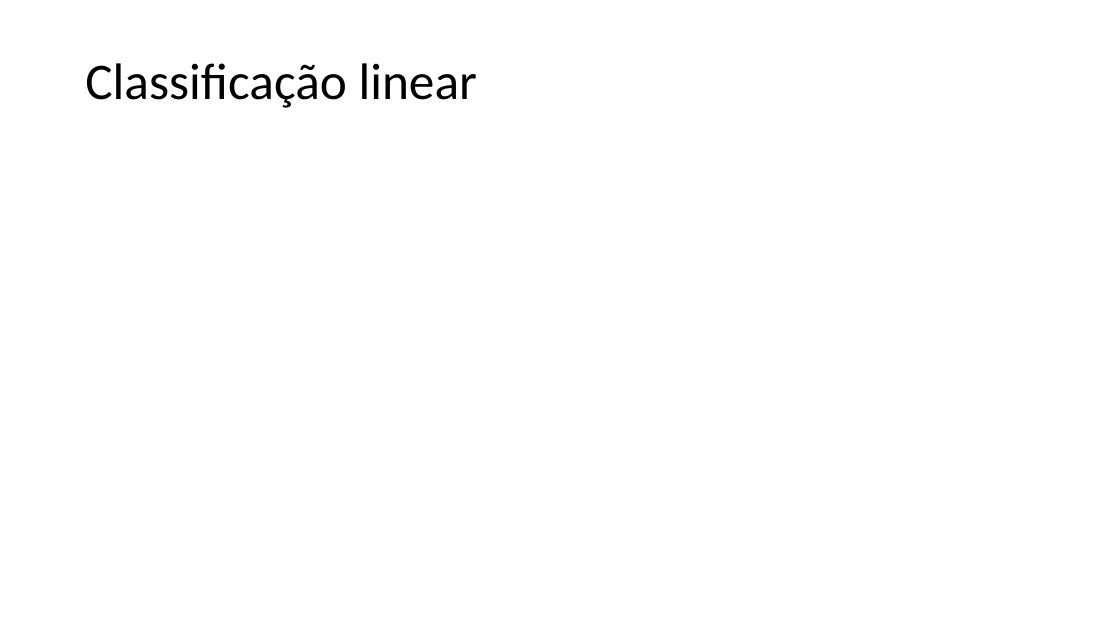
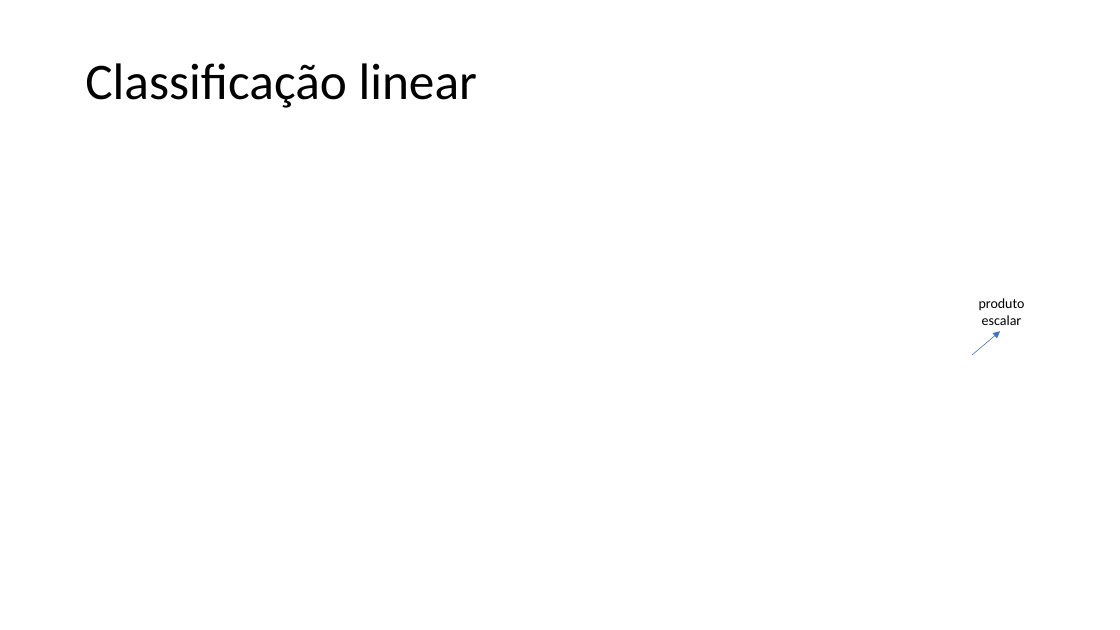
Before and after one commit to zz4fap/t320_aprendizado_de_maquina, a slide deck: slide 3 of slides/T320_Classificação (Parte II).pptx. Drawn at 1120x630 pixels with LibreOffice and Linux fonts; fonts in the diff are those of the drawing; grey boxes stand for pictures. Boxes give left, top, right and bottom in pixels: in the first picture for what was removed or moved away, otherwise in the second. Text is boxed around its words. In the diff, an @@ line names an element or a change of style, - is before the commit and + after.

```diff
--- a/slides/T320_Classificação (Parte II).pptx
+++ b/slides/T320_Classificação (Parte II).pptx
@@ text added at [979, 298, 1025, 325], 12 pt, text #000000 @@
+produto escalar
@@ arrow added from (972, 355) to (1001, 331), #4472C4 0.5 pt @@
```
Also in this commit, not shown: 3 other slides changed, 3 other files.
